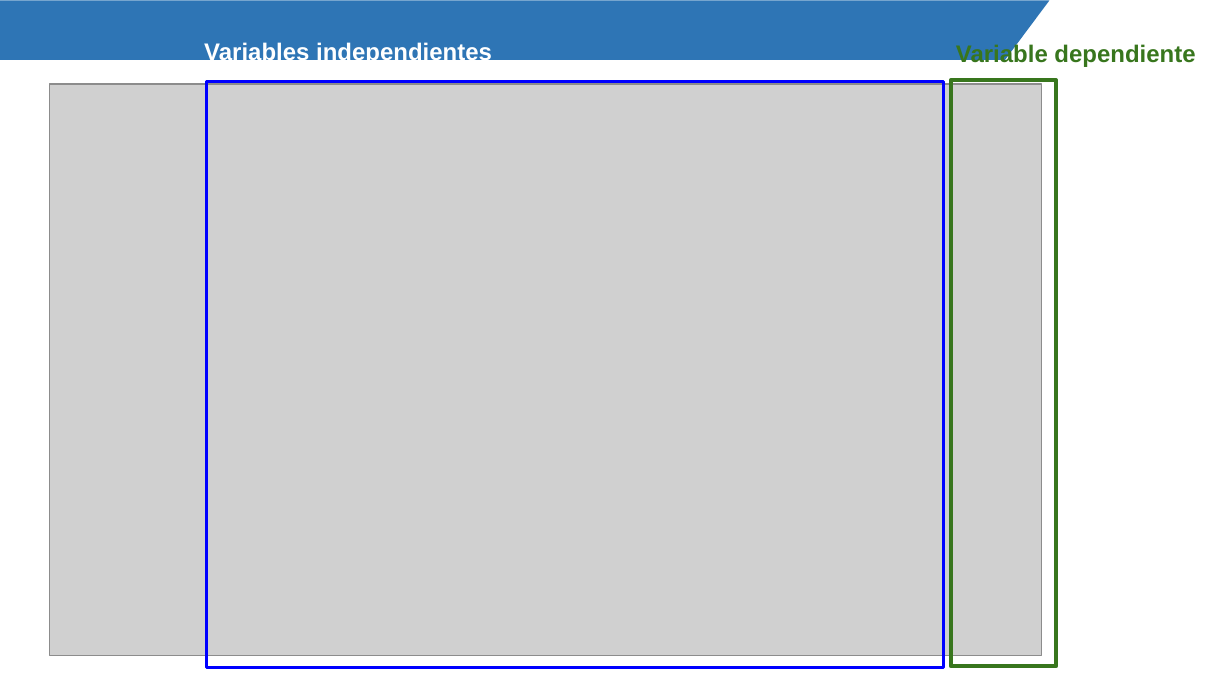
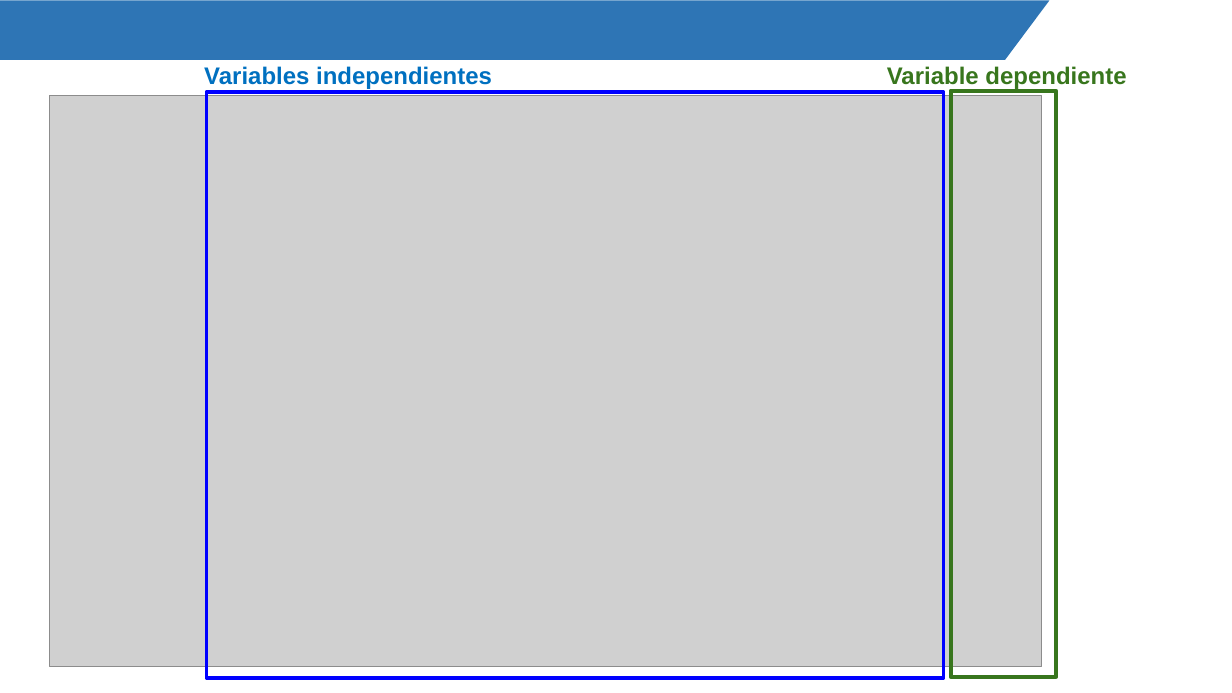
Before and after one commit to Mily3000/Diplomatura-de-Especializacion-en-Desarrollo-de-Aplicaciones-con-IA, a slide deck: slide 10 of Fundamentos de Machine Learning/2. Árboles de decisión.pptx. Drawn at 1232x693 pixels with LibreOffice and Linux fonts; fonts in the diff are those of the drawing; grey boxes stand for pictures; background and template pictures are left out. Boxes give left, top, right and bottom in pixels: in the first picture for what was removed or moved away, otherwise in the second. Text is boxed around its words. In the diff, an @@ line names an element or a change of style, - is before the commit and + after.

```diff
--- a/Fundamentos de Machine Learning/2. Árboles de decisión.pptx
+++ b/Fundamentos de Machine Learning/2. Árboles de decisión.pptx
@@ text "Variables independientes": place and size @@
-text "Variables independientes" at bbox=[204, 41, 492, 66]
+text "Variables independientes" at bbox=[204, 66, 492, 89]
@@ text "Variables independientes" at bbox=[204, 66, 492, 89]: text colour #FFFFFF to #0070C0 @@
@@ text "Variable dependiente": place and size @@
-text "Variable dependiente" at bbox=[956, 42, 1195, 67]
+text "Variable dependiente" at bbox=[887, 66, 1126, 90]
@@ 2 rectangles, 1 picture: place and size @@
-2 rectangles, 1 picture at bbox=[49, 80, 1057, 668]
+2 rectangles, 1 picture at bbox=[49, 91, 1057, 679]
```
Also in this commit, not shown: 1 other slide changed.
